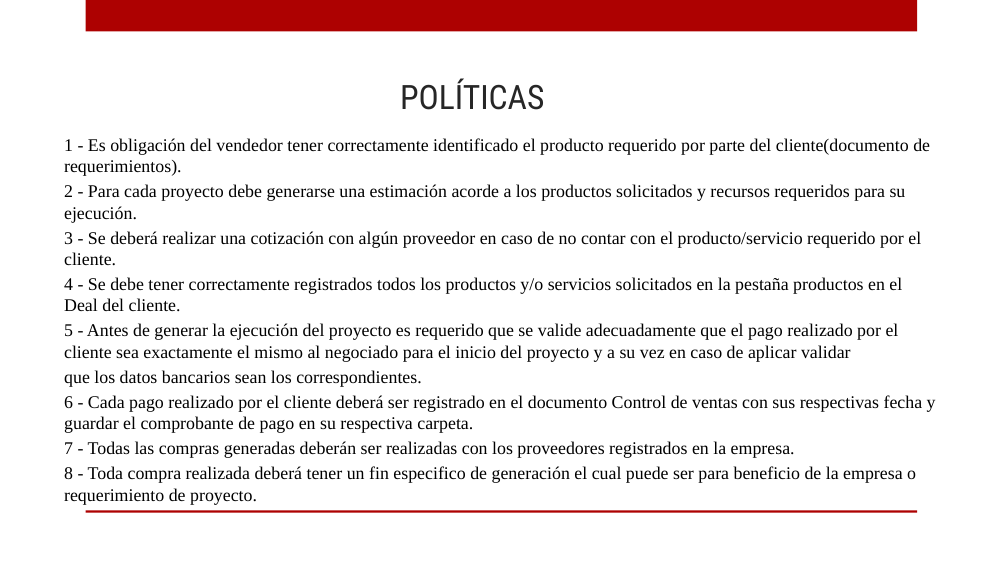
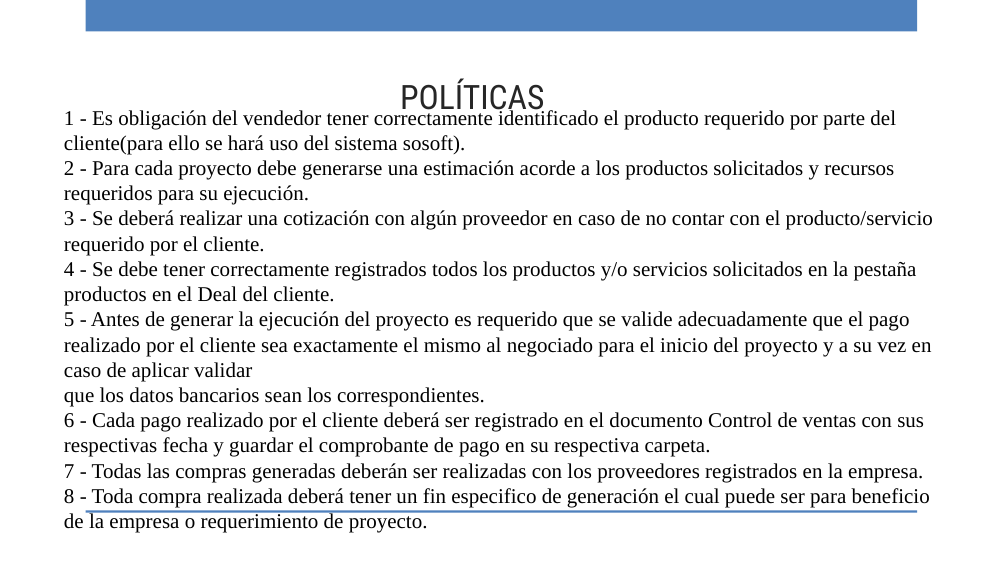
Before and after one commit to ricardo-novelasos/SOSQTP, a slide deck: slide 9 of capacitacion.pptx. Drawn at 1008x567 pixels with LibreOffice and Linux fonts; fonts in the diff are those of the drawing; background and template pictures are left out. Boxes give left, top, right and bottom in pixels: in the first picture for what was removed or moved away, otherwise in the second. Text is boxed around its words. In the diff, an @@ line names an element or a change of style, - is before the commit and + after.

```diff
--- a/capacitacion.pptx
+++ b/capacitacion.pptx
@@ rectangle at <box>85,0,917,32</box>: fill #AD0101 to #4F81BD @@
@@ text at <box>64,108,896,155</box>: text changed; size 17 to 20 pt @@
-1 - Es obligación del vendedor tener correctamente identificado el producto requerido por parte del cliente(documento de requerimientos).
+1 - Es obligación del vendedor tener correctamente identificado el producto requerido por parte del cliente(para ello se hará uso del sistema sosoft).
@@ text at <box>64,160,933,533</box>: size 17 to 20 pt in "2 - Para cada proyecto debe generarse ...", "3 - Se deberá realizar una cotización ...", "4 - Se debe tener correctamente registrados ...", "5 - Antes de generar la ejecución ..." and 4 more places; less space between paragraphs @@
@@ rectangle at <box>85,510,917,513</box>: fill #AD0101 to #4F81BD @@
```
Also in this commit, not shown: 42 other slides changed, 4 slides added, 4 slides removed.
